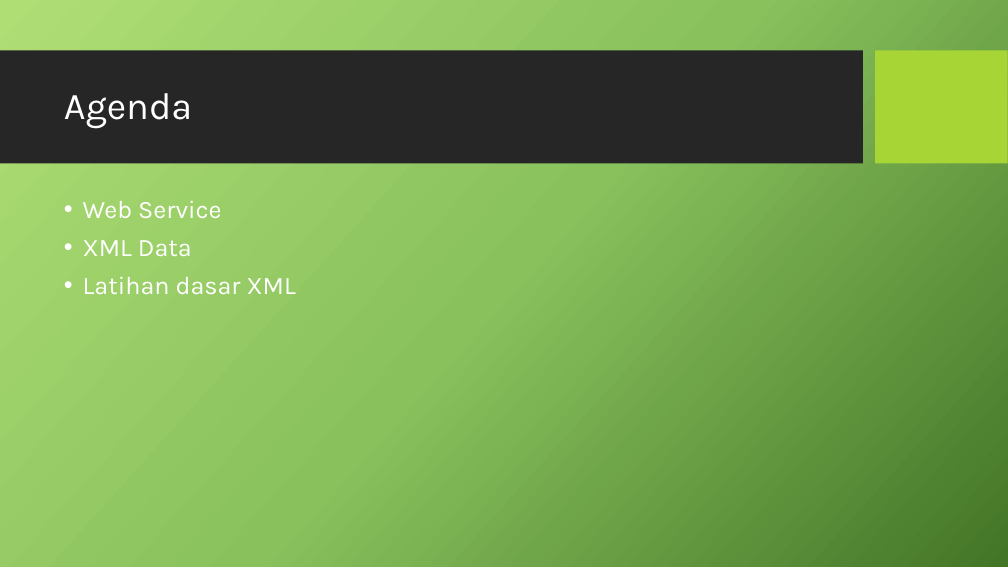
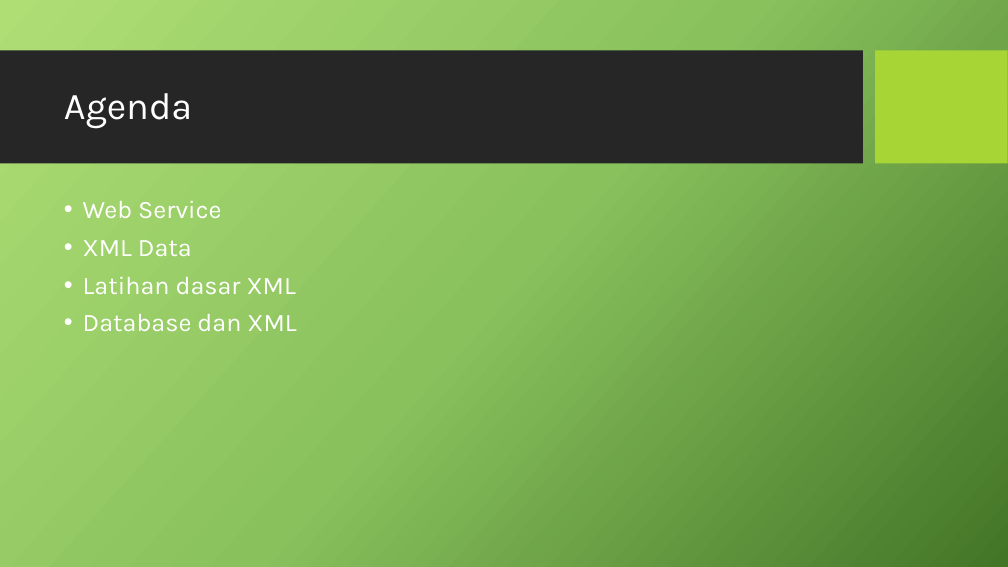
Before and after one commit to prayitna/asp.net, a slide deck: slide 2 of presentasi 3.pptx. Drawn at 1008x567 pixels with LibreOffice and Linux fonts; fonts in the diff are those of the drawing; background and template pictures are left out. Boxes give left, top, right and bottom in pixels: in the first picture for what was removed or moved away, otherwise in the second. Text is boxed around its words. In the diff, an @@ line names an element or a change of style, - is before the commit and + after.

```diff
--- a/presentasi 3.pptx
+++ b/presentasi 3.pptx
@@ text at (x1=83, y1=314, x2=296, y2=331): paragraph added @@
+• Database dan XML
```
Also in this commit, not shown: 25 slides added, 27 other files.
